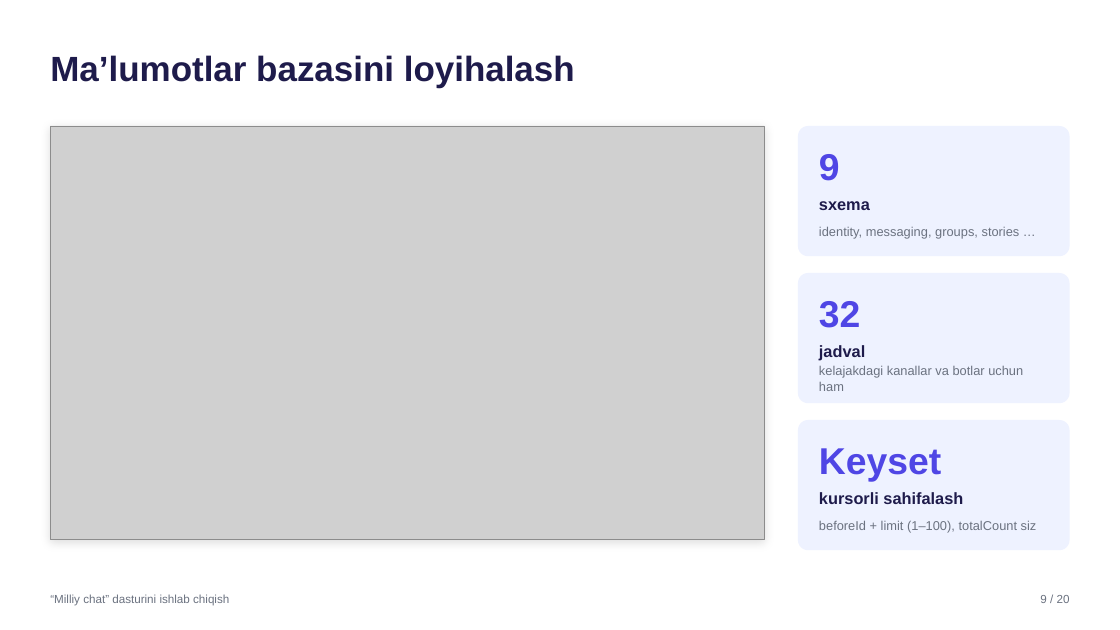
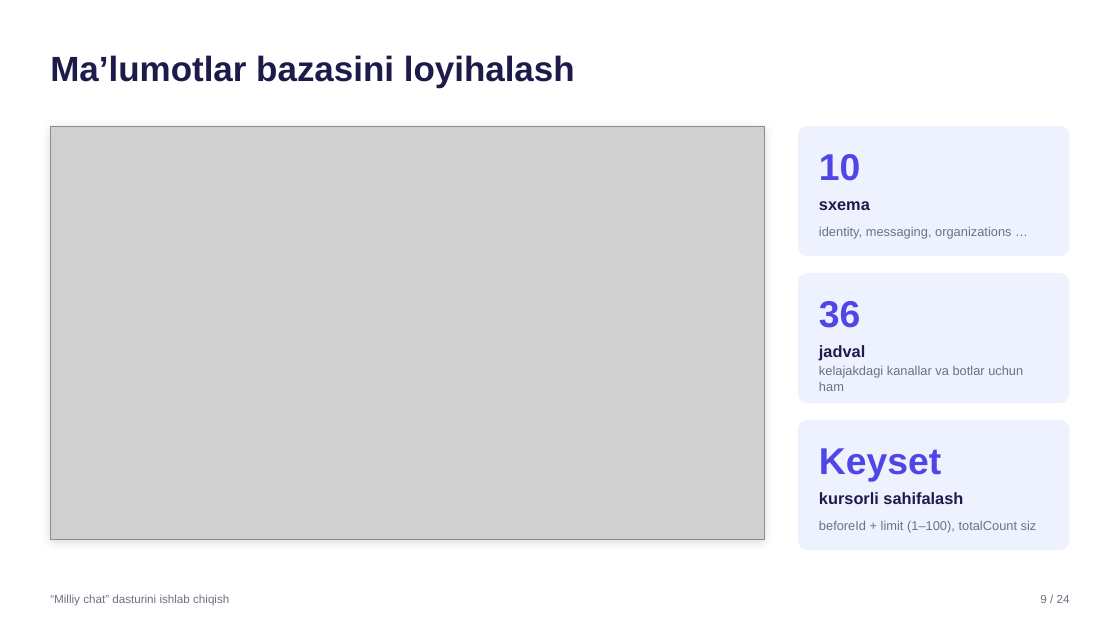
Before and after one commit to SardorSohinazarov/diplom-ish, a slide deck: slide 9 of diplom/Taqdimot_Sohinazarov_Sardor.pptx. Drawn at 1120x630 pixels with LibreOffice and Linux fonts; fonts in the diff are those of the drawing; grey boxes stand for pictures. Boxes give left, top, right and bottom in pixels: in the first picture for what was removed or moved away, otherwise in the second. Text is boxed around its words. In the diff, an @@ line names an element or a change of style, - is before the commit and + after.

```diff
--- a/diplom/Taqdimot_Sohinazarov_Sardor.pptx
+++ b/diplom/Taqdimot_Sohinazarov_Sardor.pptx
@@ text at [819,154,861,181]: text changed @@
-9
+10
@@ text at [819,227,1011,239]: text changed @@
-identity, messaging, groups, stories …
+identity, messaging, organizations …
@@ text at [819,301,861,328]: text changed @@
-32
+36
@@ text at [1040,595,1070,603]: text changed @@
-9 / 20
+9 / 24
```
Also in this commit, not shown: 17 other slides changed, 4 slides added, 2 other files.
